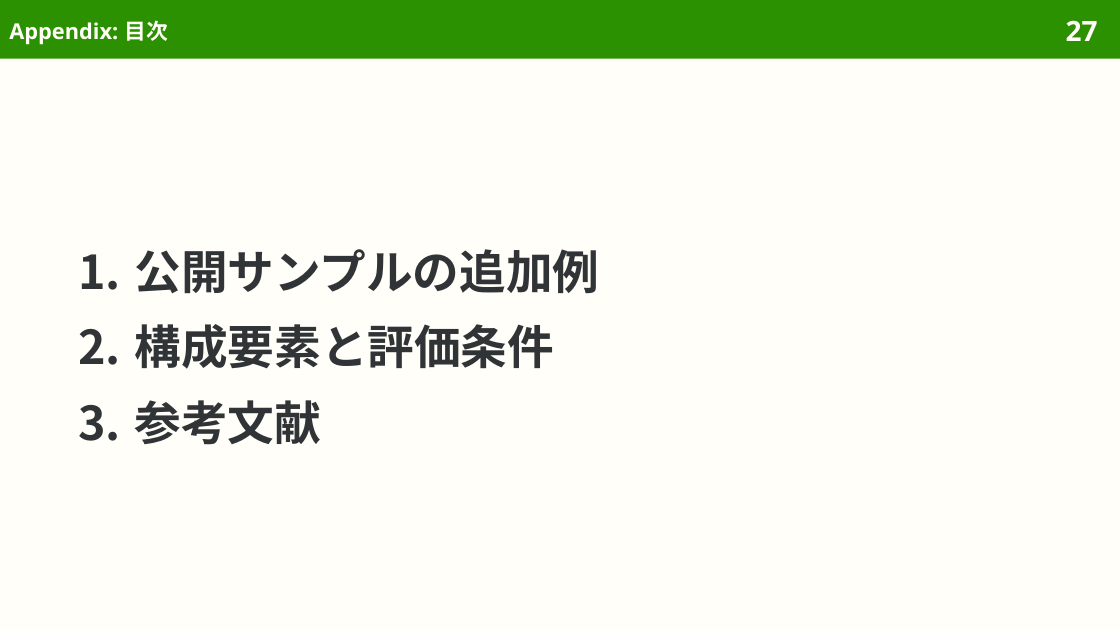
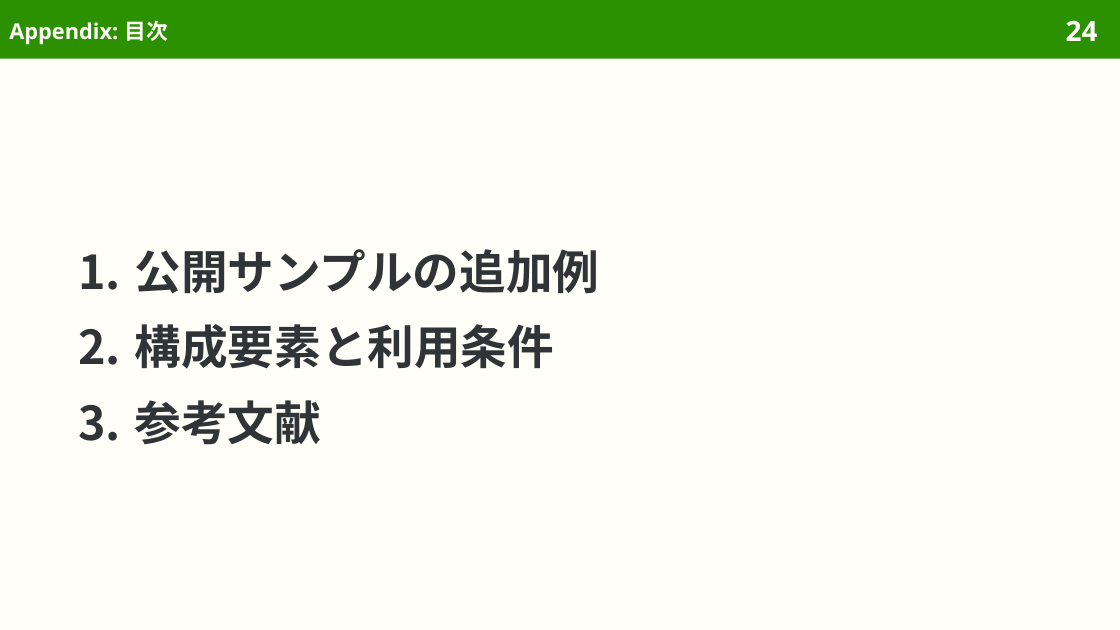
Before and after one commit to sasakiy84/datasets-in-10-minutes, a slide deck: slide 24 of slides/datasets-in-10-minutes-the-pile.pptx (slide 27 before the commit). Drawn at 1120x630 pixels with LibreOffice and Linux fonts; fonts in the diff are those of the drawing. Boxes give left, top, right and bottom in pixels: in the first picture for what was removed or moved away, otherwise in the second. Text is boxed around its words. In the diff, an @@ line names an element or a change of style, - is before the commit and + after.

```diff
--- a/slides/datasets-in-10-minutes-the-pile.pptx
+++ b/slides/datasets-in-10-minutes-the-pile.pptx
@@ page number at <box>1066,20,1098,41</box>: text changed @@
-27
+24
@@ text at <box>134,324,554,369</box>: text changed @@
-2. 構成要素と評価条件
+2. 構成要素と利用条件
```
Also in this commit, not shown: 23 other slides changed, 3 slides removed, 58 other files.
